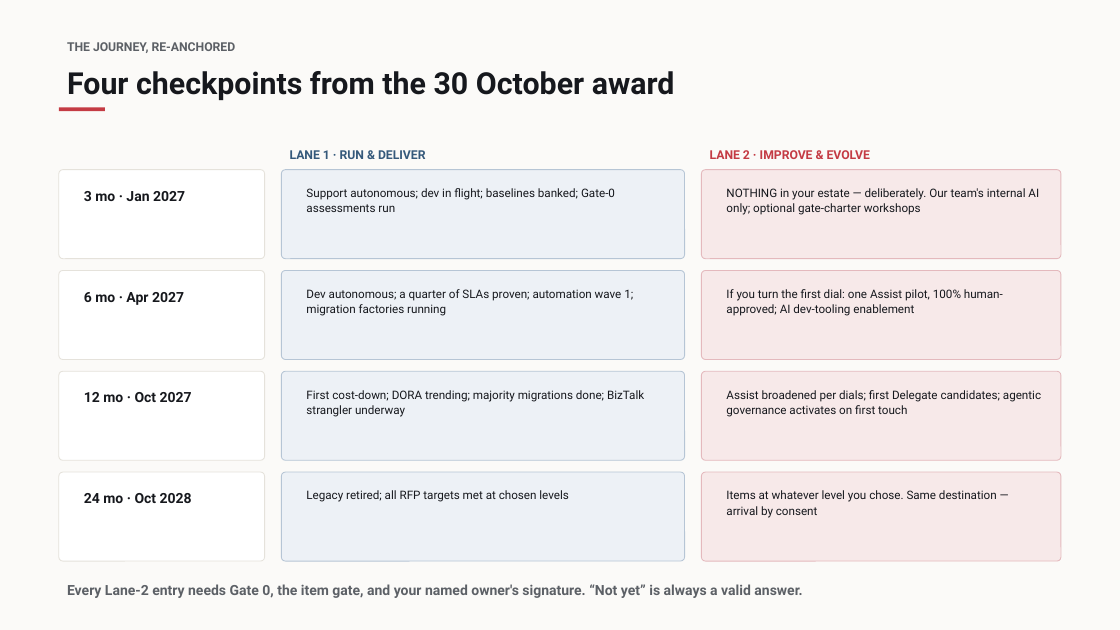
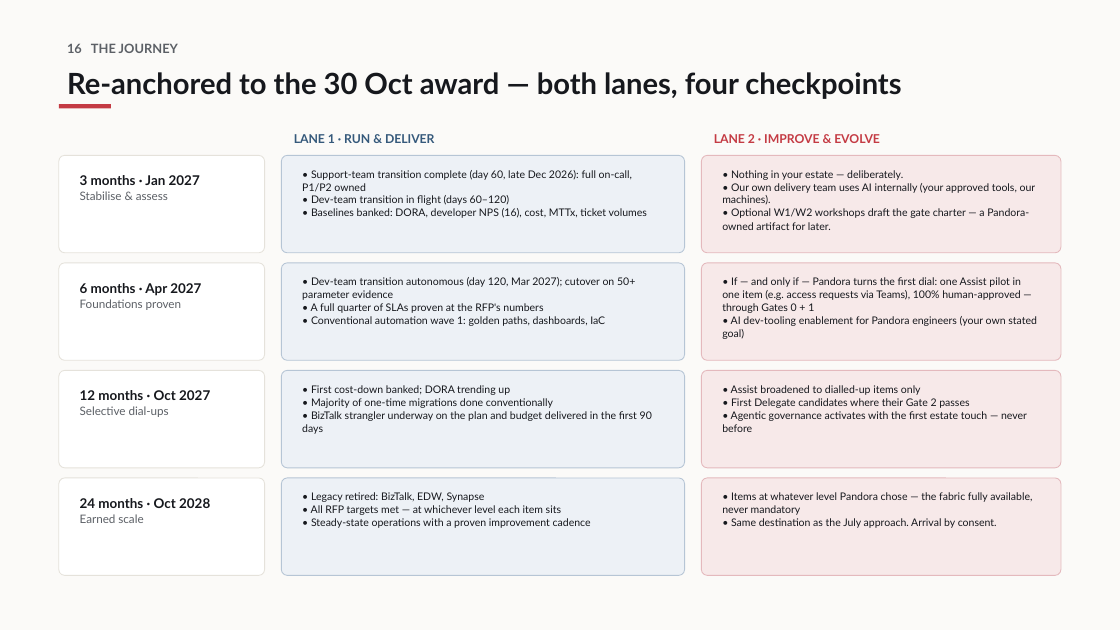
Before and after one commit to opsinghis/pand-tsf, a slide deck: slide 17 of docs/Alternative Approach - Summary.pptx (slide 9 before the commit). Drawn at 1120x630 pixels with LibreOffice and Linux fonts; fonts in the diff are those of the drawing. Boxes give left, top, right and bottom in pixels: in the first picture for what was removed or moved away, otherwise in the second. Text is boxed around its words. In the diff, an @@ line names an element or a change of style, - is before the commit and + after.

Commit message:
people and team added

```diff
--- a/docs/Alternative Approach - Summary.pptx
+++ b/docs/Alternative Approach - Summary.pptx
@@ text at (67, 43, 178, 53): text changed; size 10.5 to 11 pt; font Roboto to Lato @@
-THE JOURNEY, RE-ANCHORED
+16 THE JOURNEY
@@ text at (67, 72, 901, 99): text changed; size 26 to 25 pt; font Roboto to Lato @@
-Four checkpoints from the 30 October award
+Re-anchored to the 30 Oct award — both lanes, four checkpoints
@@ rectangle: place and size @@
-rectangle at (59, 108, 105, 111)
+rectangle at (59, 104, 111, 108)
@@ text "LANE 1 · RUN & ...": place and size @@
-text "LANE 1 · RUN & ..." at (290, 150, 426, 159)
+text "LANE 1 · RUN & ..." at (294, 134, 434, 143)
@@ text "LANE 1 · RUN & ..." at (294, 134, 434, 143): font Roboto to Lato; line spacing 1 to 1.06 @@
@@ text "LANE 2 · IMPROVE & ...": place and size @@
-text "LANE 2 · IMPROVE & ..." at (710, 150, 870, 159)
+text "LANE 2 · IMPROVE & ..." at (714, 134, 880, 143)
@@ text "LANE 2 · IMPROVE & ..." at (714, 134, 880, 143): font Roboto to Lato; line spacing 1 to 1.06 @@
@@ rounded rectangle: place and size @@
-rounded rectangle at (59, 170, 265, 259)
+rounded rectangle at (59, 155, 265, 253)
@@ text at (80, 175, 200, 200): text changed; size 12 to 10 pt; font Roboto to Lato; text colour #16181D to #5C6066; bold off @@
-3 mo · Jan 2027
+3 months · Jan 2027
+Stabilise & assess
@@ rounded rectangle: place and size @@
-rounded rectangle at (281, 170, 685, 259)
+rounded rectangle at (281, 155, 685, 253)
@@ text at (302, 170, 647, 218): text changed; size 10 to 9 pt; font Roboto to Lato @@
-Support autonomous; dev in flight; baselines banked; Gate-0 assessments run
+• Support-team transition complete (day 60, late Dec 2026): full on-call, P1/P2 owned
+• Dev-team transition in flight (days 60–120)
+• Baselines banked: DORA, developer NPS (16), cost, MTTx, ticket volumes
@@ rounded rectangle: place and size @@
-rounded rectangle at (702, 170, 1061, 259)
+rounded rectangle at (702, 155, 1061, 253)
@@ text at (722, 170, 1036, 230): text changed; size 10 to 9 pt; font Roboto to Lato @@
-NOTHING in your estate — deliberately. Our team's internal AI only; optional gate-charter workshops
+• Nothing in your estate — deliberately.
+• Our own delivery team uses AI internally (your approved tools, our machines).
+• Optional W1/W2 workshops draft the gate charter — a Pandora-owned artifact for later.
@@ rounded rectangle: place and size @@
-rounded rectangle at (59, 271, 265, 360)
+rounded rectangle at (59, 263, 265, 360)
@@ rounded rectangle: place and size @@
-rounded rectangle at (281, 271, 685, 360)
+rounded rectangle at (281, 263, 685, 360)
@@ rounded rectangle: place and size @@
-rounded rectangle at (702, 271, 1061, 360)
+rounded rectangle at (702, 263, 1061, 360)
@@ text at (80, 283, 201, 310): text changed; size 12 to 10 pt; font Roboto to Lato; text colour #16181D to #5C6066; bold off @@
-6 mo · Apr 2027
+6 months · Apr 2027
+Foundations proven
@@ text at (302, 277, 635, 326): text changed; size 10 to 9 pt; font Roboto to Lato @@
-Dev autonomous; a quarter of SLAs proven; automation wave 1; migration factories running
+• Dev-team transition autonomous (day 120, Mar 2027); cutover on 50+ parameter evidence
+• A full quarter of SLAs proven at the RFP's numbers
+• Conventional automation wave 1: golden paths, dashboards, IaC
@@ text at (722, 277, 1037, 339): text changed; size 10 to 9 pt; font Roboto to Lato @@
-If you turn the first dial: one Assist pilot, 100% human-approved; AI dev-tooling enablement
+• If — and only if — Pandora turns the first dial: one Assist pilot in one item (e.g. access requests via Teams), 100% human-approved — through Gates 0 + 1
+• AI dev-tooling enablement for Pandora engineers (your own stated goal)
@@ rounded rectangle: place and size @@
-rounded rectangle at (59, 371, 265, 460)
+rounded rectangle at (59, 371, 265, 468)
@@ rounded rectangle: place and size @@
-rounded rectangle at (281, 371, 685, 460)
+rounded rectangle at (281, 371, 685, 468)
@@ text at (302, 385, 652, 434): text changed; size 10 to 9 pt; font Roboto to Lato @@
-First cost-down; DORA trending; majority migrations done; BizTalk strangler underway
+• First cost-down banked; DORA trending up
+• Majority of one-time migrations done conventionally
+• BizTalk strangler underway on the plan and budget delivered in the first 90 days
@@ rounded rectangle: place and size @@
-rounded rectangle at (702, 371, 1061, 460)
+rounded rectangle at (702, 371, 1061, 468)
@@ text at (722, 385, 1027, 432): text changed; size 10 to 9 pt; font Roboto to Lato @@
-Assist broadened per dials; first Delegate candidates; agentic governance activates on first touch
+• Assist broadened to dialled-up items only
+• First Delegate candidates where their Gate 2 passes
+• Agentic governance activates with the first estate touch — never before
@@ text at (80, 390, 210, 417): text changed; size 12 to 10 pt; font Roboto to Lato; text colour #16181D to #5C6066; bold off @@
-12 mo · Oct 2027
+12 months · Oct 2027
+Selective dial-ups
@@ proportions changed in 12 elements at (281, 371, 685, 468), (281, 263, 685, 360), (702, 263, 1061, 360), (702, 371, 1061, 468), (59, 263, 265, 360), (59, 371, 265, 468), (281, 155, 685, 253), (281, 478, 685, 576), (702, 155, 1061, 253), (702, 478, 1061, 576), (59, 155, 265, 253), (59, 478, 265, 576) @@
@@ rounded rectangle: place and size @@
-rounded rectangle at (59, 472, 265, 561)
+rounded rectangle at (59, 478, 265, 576)
@@ rounded rectangle: place and size @@
-rounded rectangle at (281, 472, 685, 561)
+rounded rectangle at (281, 478, 685, 576)
@@ rounded rectangle: place and size @@
-rounded rectangle at (702, 472, 1061, 561)
+rounded rectangle at (702, 478, 1061, 576)
@@ text at (80, 498, 210, 523): text changed; size 12 to 11.5 pt; font Roboto to Lato @@
-24 mo · Oct 2028
+24 months · Oct 2028
+Earned scale
@@ text at (311, 492, 591, 528): text changed; size 10 to 9 pt; font Roboto to Lato @@
-Legacy retired; all RFP targets met at chosen levels
+• Legacy retired: BizTalk, EDW, Synapse
+• All RFP targets met — at whichever level each item sits
+• Steady-state operations with a proven improvement cadence
@@ text at (722, 492, 1032, 528): text changed; size 10 to 9 pt; font Roboto to Lato @@
-Items at whatever level you chose. Same destination — arrival by consent
+• Items at whatever level Pandora chose — the fabric fully available, never mandatory
+• Same destination as the July approach. Arrival by consent.
@@ text removed at (67, 584, 802, 598) @@
-Every Lane-2 entry needs Gate 0, the item gate, and your named owner's signature. “Not yet” is always a valid answer.
```
Also in this commit, not shown: 7 other slides changed, 13 slides added, 5 slides removed, 8 other files.
